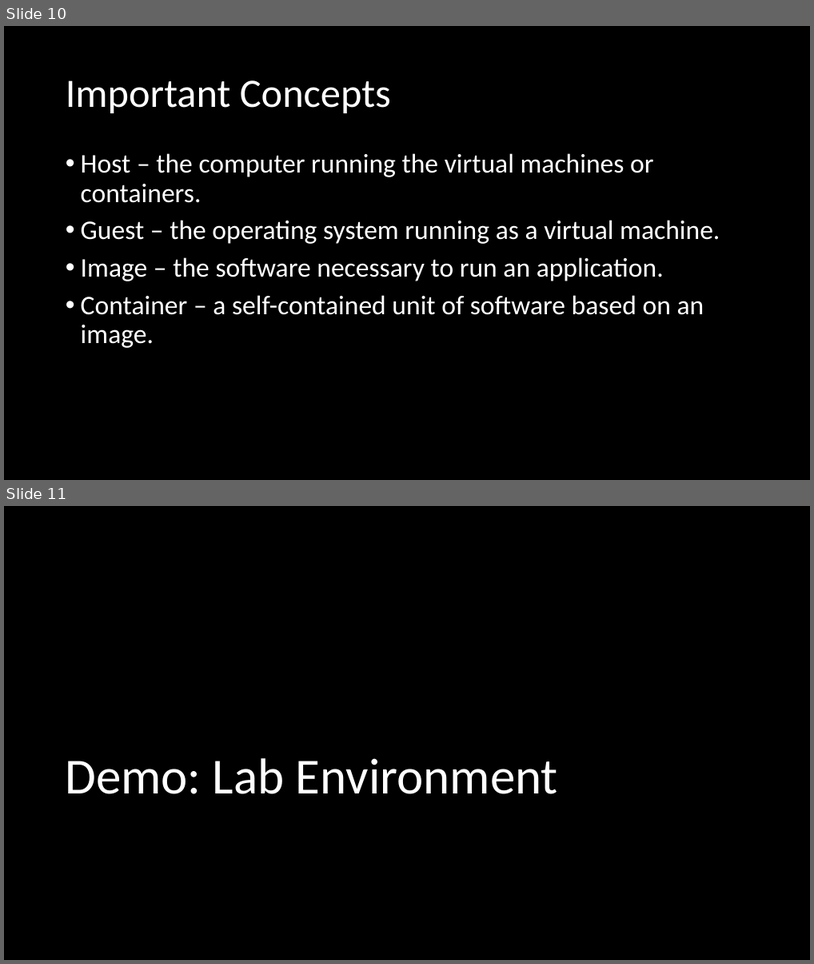
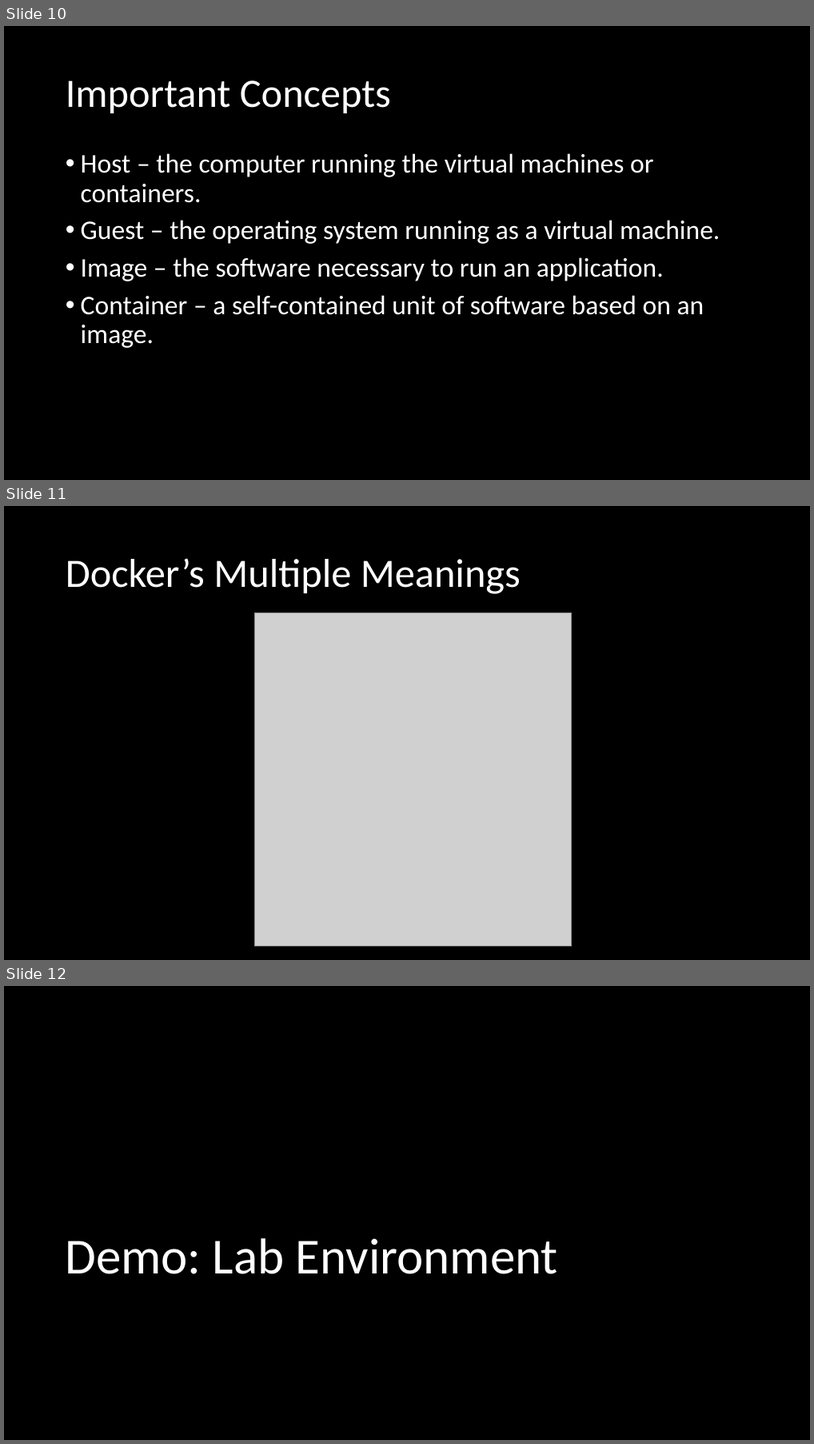
Before and after one commit to orstewar/ist346-content, a slide deck: content/06-virtualization-and-containerization.pptx. Shown one above the other, each under a label of ours: slides 10 and 11 before the commit, slides 10, 11 and 12 after it. The pictures are 814x964 and 814x1444 pixels, drawn with LibreOffice and Linux fonts; fonts in the diff are those of the drawing; grey boxes stand for pictures. Boxes give left, top, right and bottom in pixels: in the first picture for what was removed or moved away, otherwise in the second. Text is boxed around its words. In the diff, an @@ line names an element or a change of style, - is before the commit and + after.

```diff
--- a/content/06-virtualization-and-containerization.pptx
+++ b/content/06-virtualization-and-containerization.pptx
@@ slide 11 added at (x1=4, y1=506, x2=810, y2=960), background #000000 @@
@@ title added at (x1=66, y1=558, x2=521, y2=594), 48 pt, text #FFFFFF @@
+Docker’s Multiple Meanings
@@ picture added at (x1=255, y1=612, x2=572, y2=946) @@
@@ what was slide 11 is now slide 12 @@
```
Also in this commit, not shown: 7 other files.
